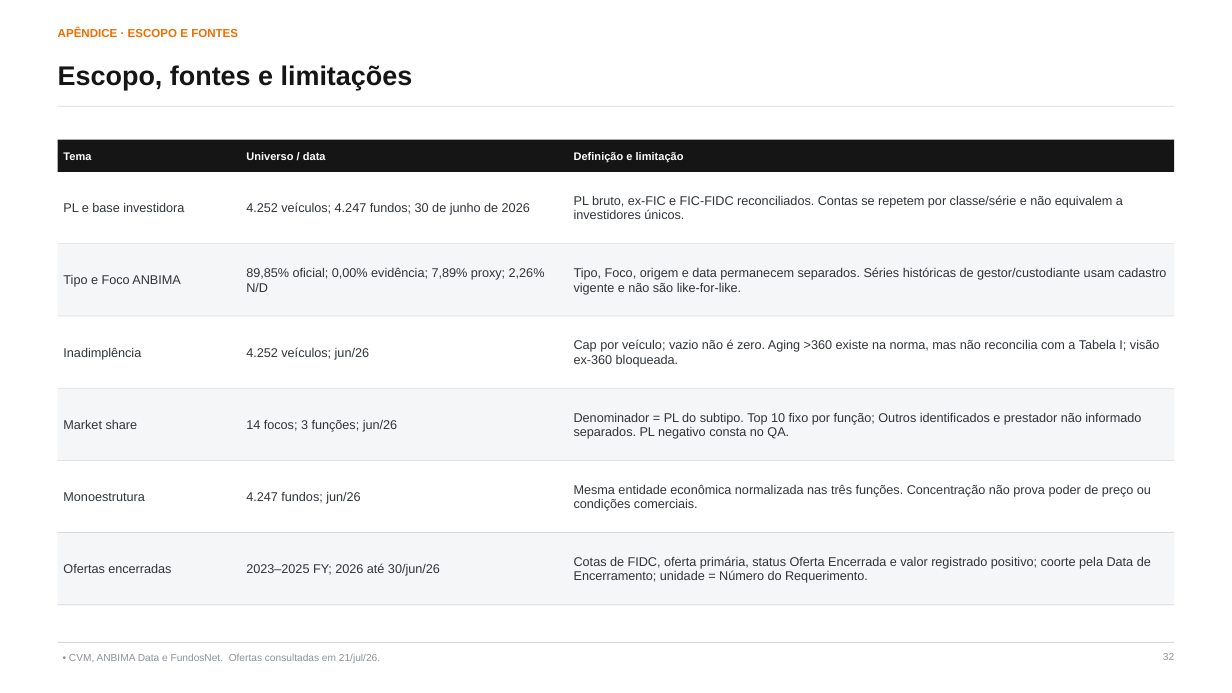
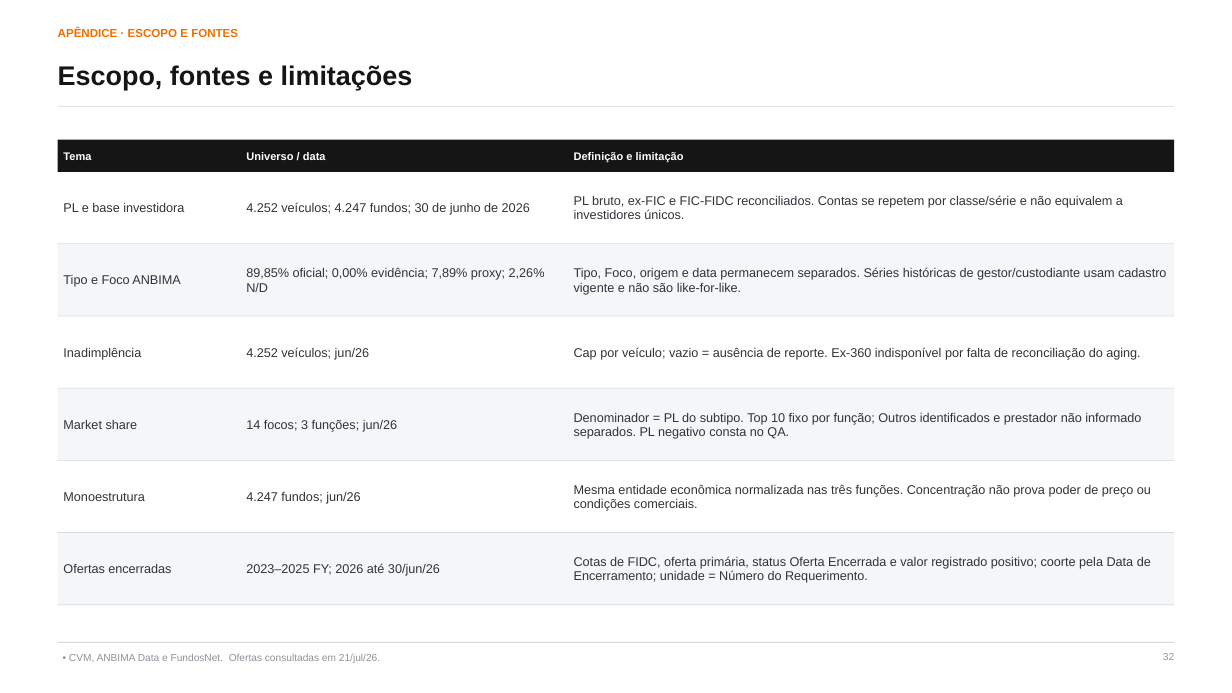
Before and after one commit to abalroar/fidc, a slide deck: slide 32 of data/industry_study/generated_revision/industry_executive_revised.pptx. Drawn at 1232x693 pixels with LibreOffice and Linux fonts; fonts in the diff are those of the drawing. Boxes give left, top, right and bottom in pixels: in the first picture for what was removed or moved away, otherwise in the second. Text is boxed around its words. In the diff, an @@ line names an element or a change of style, - is before the commit and + after.

```diff
--- a/data/industry_study/generated_revision/industry_executive_revised.pptx
+++ b/data/industry_study/generated_revision/industry_executive_revised.pptx
@@ text at [574, 347, 1140, 360]: text changed @@
-Cap por veículo; vazio não é zero. Aging >360 existe na norma, mas não reconcilia com a Tabela I; visão ex-360 bloqueada.
+Cap por veículo; vazio = ausência de reporte. Ex-360 indisponível por falta de reconciliação do aging.
```
Also in this commit, not shown: 14 other slides changed, 30 other files.
